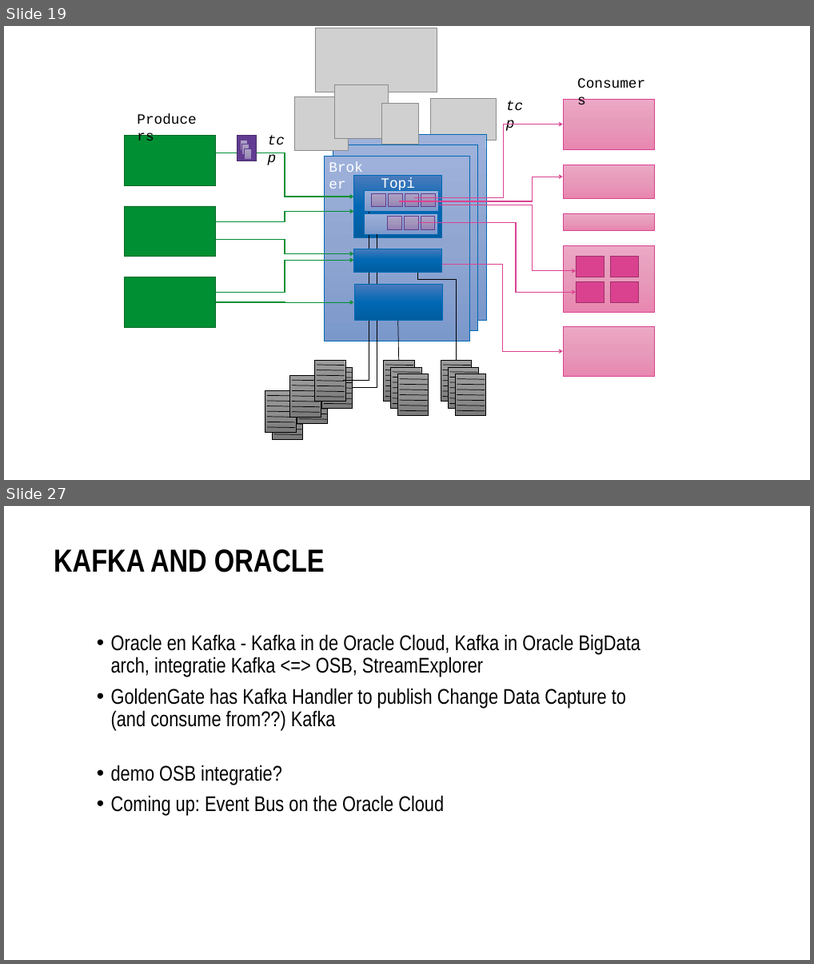
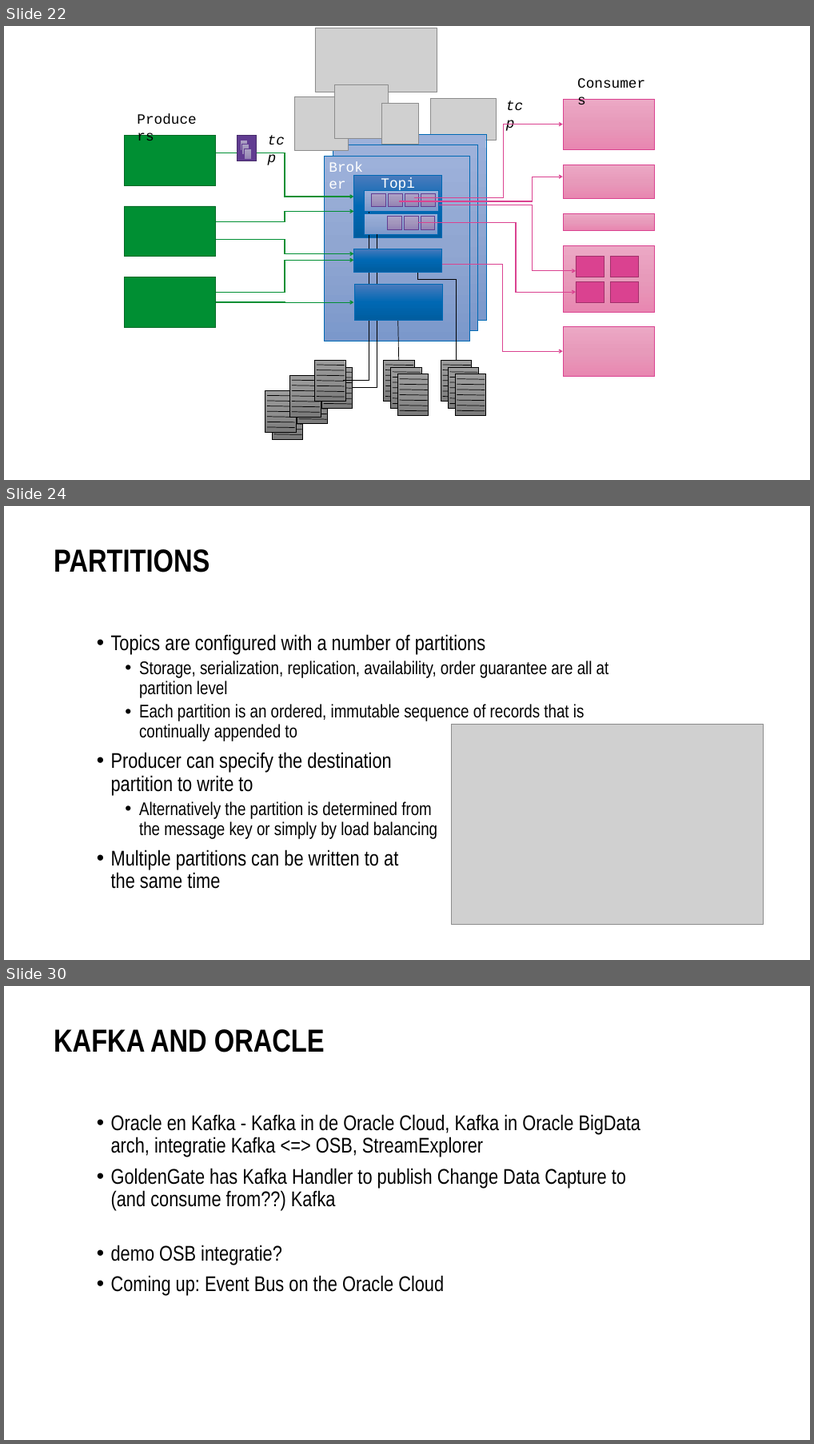
Before and after one commit to MaartenSmeets/kafka-workshop, a slide deck: Kafka_SIG_09feb2017.pptx. Shown one above the other, each under a label of ours: slides 19 and 27 before the commit, slides 22, 24 and 30 after it; the slides between them are not shown. The pictures are 814x964 and 814x1444 pixels, drawn with LibreOffice and Linux fonts; fonts in the diff are those of the drawing; grey boxes stand for pictures; background and template pictures are left out. Boxes give left, top, right and bottom in pixels: in the first picture for what was removed or moved away, otherwise in the second. Text is boxed around its words. In the diff, an @@ line names an element or a change of style, - is before the commit and + after.

Commit message:
Adding slides on under the hood details (consuming, producing, partitioning, cluster).
TODO:
ecosystem - connect, streams, confluent
some architecture

```diff
--- a/Kafka_SIG_09feb2017.pptx
+++ b/Kafka_SIG_09feb2017.pptx
@@ slide 24 added at (4,506,810,960), background #FFFFFF @@
@@ title added at (54,549,210,572), 54 pt, text #000000, bold @@
+PARTITIONS
@@ text added at (111,634,610,888), 31 pt, text #000000 @@
+• Topics are configured with a number of partitions
+  • Storage, serialization, replication, availability, order guarantee are all at partition level
+  • Each partition is an ordered, immutable sequence of records that is continually appended to
+• Producer can specify the destination
+  partition to write to
+  • Alternatively the partition is determined from
+    the message key or simply by load balancing
+• Multiple partitions can be written to at
+  the same time
@@ picture added at (452,724,764,924) @@
@@ what was slide 19 is now slide 22 @@
@@ what was slide 27 is now slide 30 @@
```
Also in this commit, not shown: 5 slides changed, 4 other slides added, 2 slides removed.
